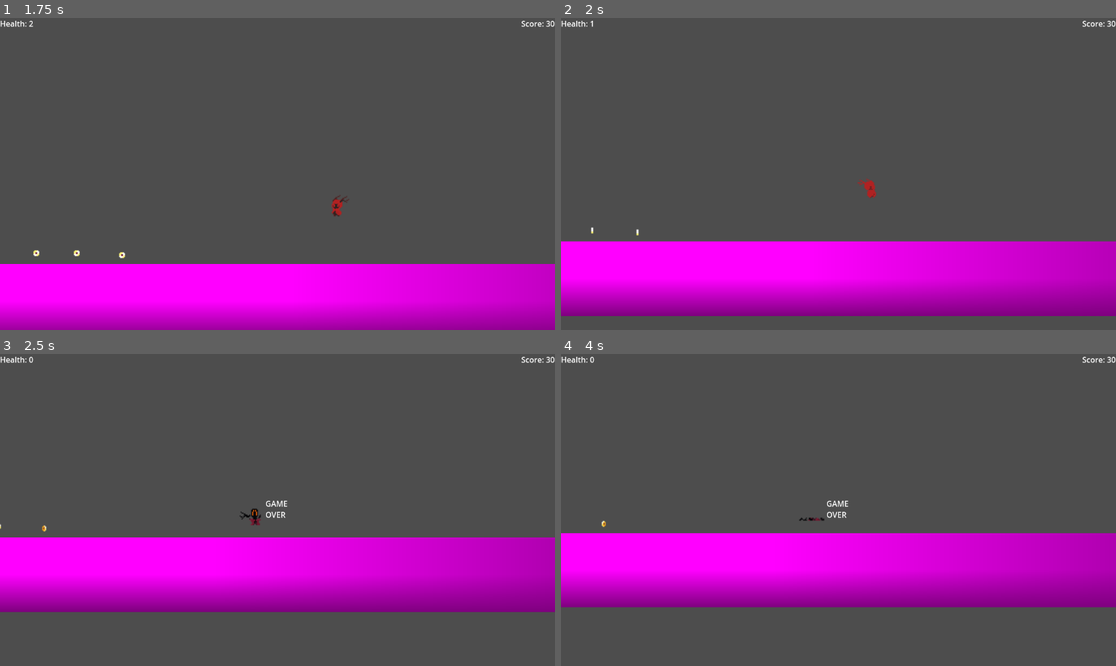
Above: before the commit, frames 1-4 (two rows, left to right).
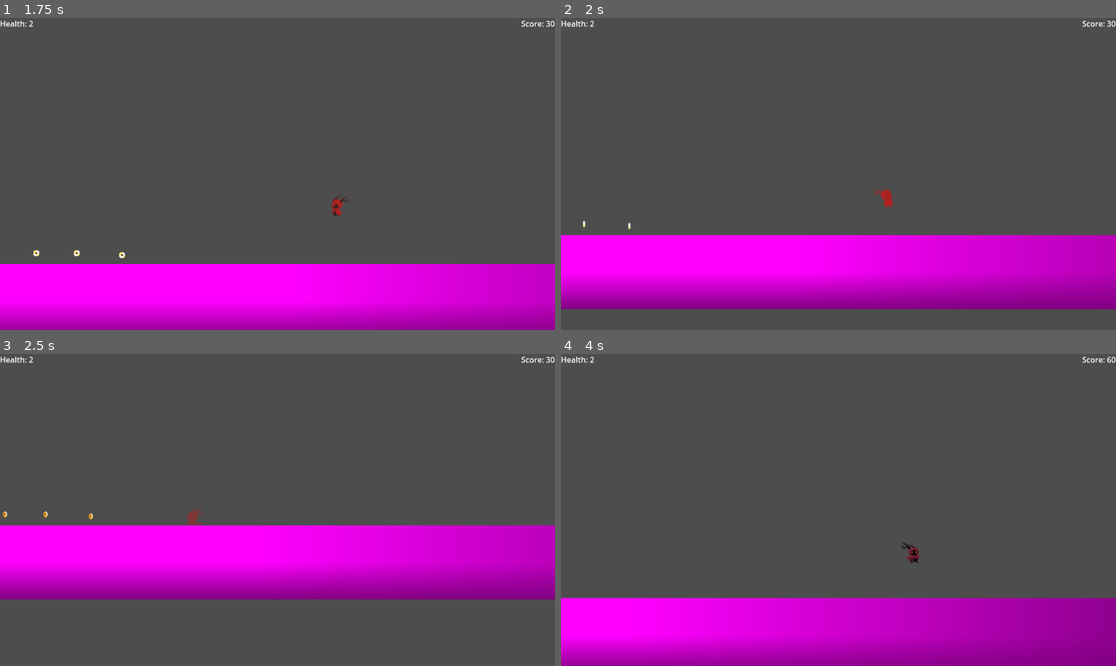
Above: after the commit, the same moments.

Repository: ag-pacier/Serif_Platformer
Game: Godot game, scene res://LevelStuff/Devlevel/devLevel.tscn
Same seed, same stepped clock (60 frames per second), same inputs: the game is played once before the commit and once after it. Sound files missing from this copy of the repository are replaced by a short silence.
Inputs:
- Up to frame 1 (1.75 s): hold Right (right) from 0.53 s (still down); tap Space (jump) at 0.77, 1.52 s
- Up to frame 2 (2 s): keep holding Right (right)
- Up to frame 3 (2.5 s): release Right (right) at 2.03 s; hold Left (left) from 2.03 s (still down)
- Up to frame 4 (4 s): release Left (left) at 2.78 s; hold Right (right) from 2.78 s (still down); tap Space (jump) at 3.02, 3.77 s

Frame 1 is identical in both runs. In frame 2, 4.7% of the frame differs, in the area x 0-100%, y 0-96%; in frame 3, 15%; in frame 4, 42%, in the area x 0-100%, y 0-100%.

Commit message:
Made satrio only get hurt once per timer

Diff:
--- a/Sprites/satrio/satrio.gd
+++ b/Sprites/satrio/satrio.gd
@@ -76,13 +76,18 @@
 	elif health < 0:
 		# If the health amount is negative, start the timers
 		# and set the animation indicators
-		$InjuryTimer.start()
-		bounce_timer.start()
-		anim_node.play("on_hit")
-		anim_node.self_modulate = Color.from_hsv(0, 100, 0)
-		velocity.y = -80
-		velocity.x = -30 * anim_node.scale.x
-		color_v = 0
+		if $InjuryTimer.is_stopped():
+			$InjuryTimer.start()
+			bounce_timer.start()
+			anim_node.play("on_hit")
+			anim_node.self_modulate = Color.from_hsv(0, 100, 0)
+			velocity.y = -80
+			velocity.x = -30 * anim_node.scale.x
+			color_v = 0
+		else:
+			# If injury timer is running and we got a negative health change,
+			# ignore it (haha, invincible)
+			return
 	$Hud.increment_health(health)
 
 ## method to control behavior of emote while visible. Uses the delta of the
